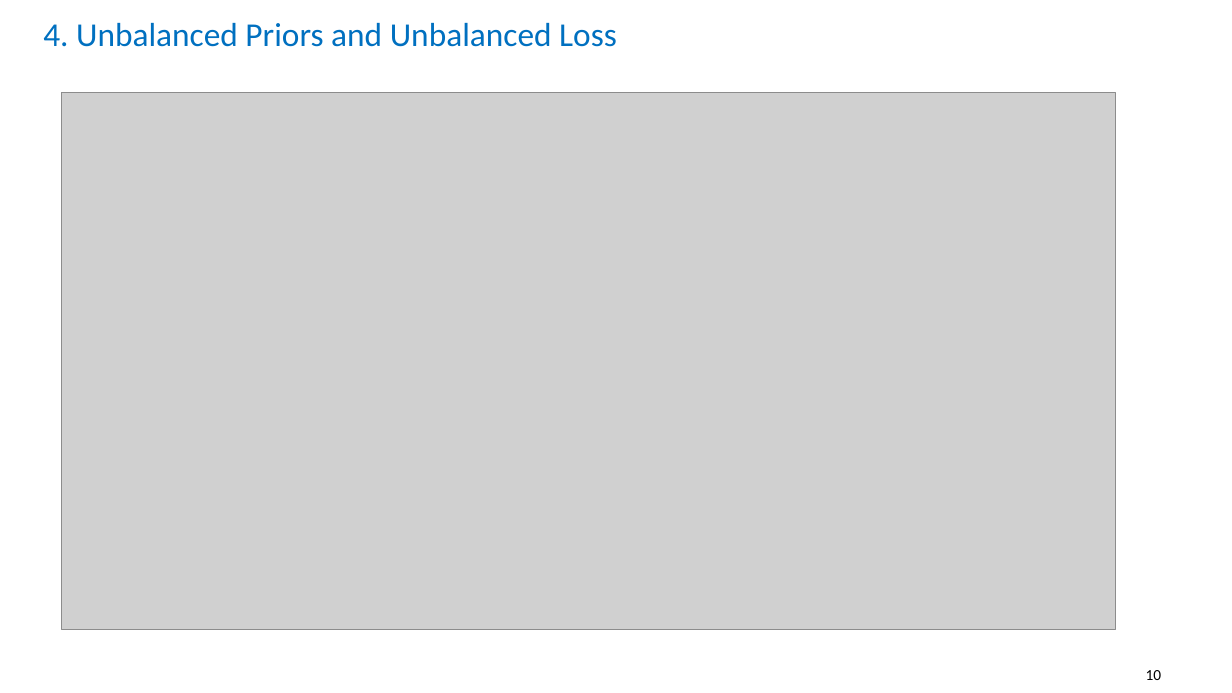
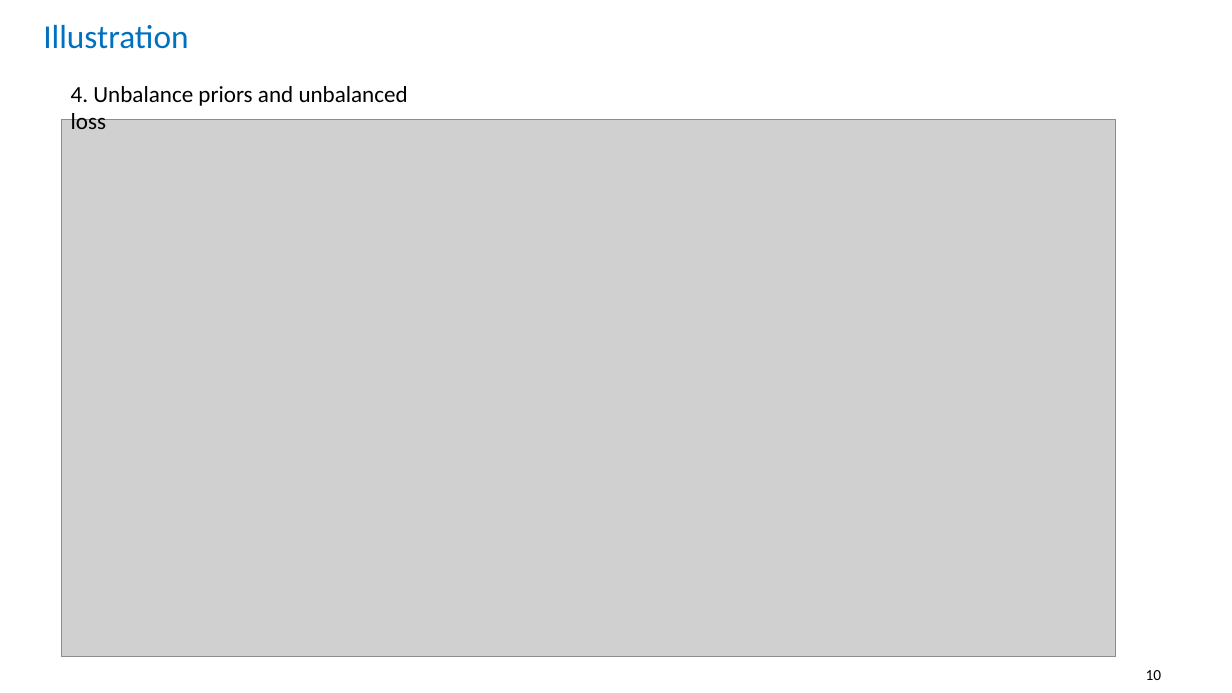
Before and after one commit to nabilfatih/Bayesian-Decision-Theory, a slide deck: slide 10 of talk.pptx. Drawn at 1232x693 pixels with LibreOffice and Linux fonts; fonts in the diff are those of the drawing; grey boxes stand for pictures. Boxes give left, top, right and bottom in pixels: in the first picture for what was removed or moved away, otherwise in the second. Text is boxed around its words. In the diff, an @@ line names an element or a change of style, - is before the commit and + after.

Commit message:
update ppt

```diff
--- a/talk.pptx
+++ b/talk.pptx
@@ title at (x1=43, y1=25, x2=188, y2=49): text changed @@
-4. Unbalanced Priors and Unbalanced Loss
+Illustration
@@ text added at (x1=71, y1=86, x2=408, y2=129), 18 pt, text #000000 @@
+4. Unbalance priors and unbalanced loss
@@ picture moved from (x1=62, y1=92, x2=1116, y2=629) to (x1=62, y1=120, x2=1116, y2=657) @@
```
Also in this commit, not shown: 5 other slides changed, 2 slides removed.
